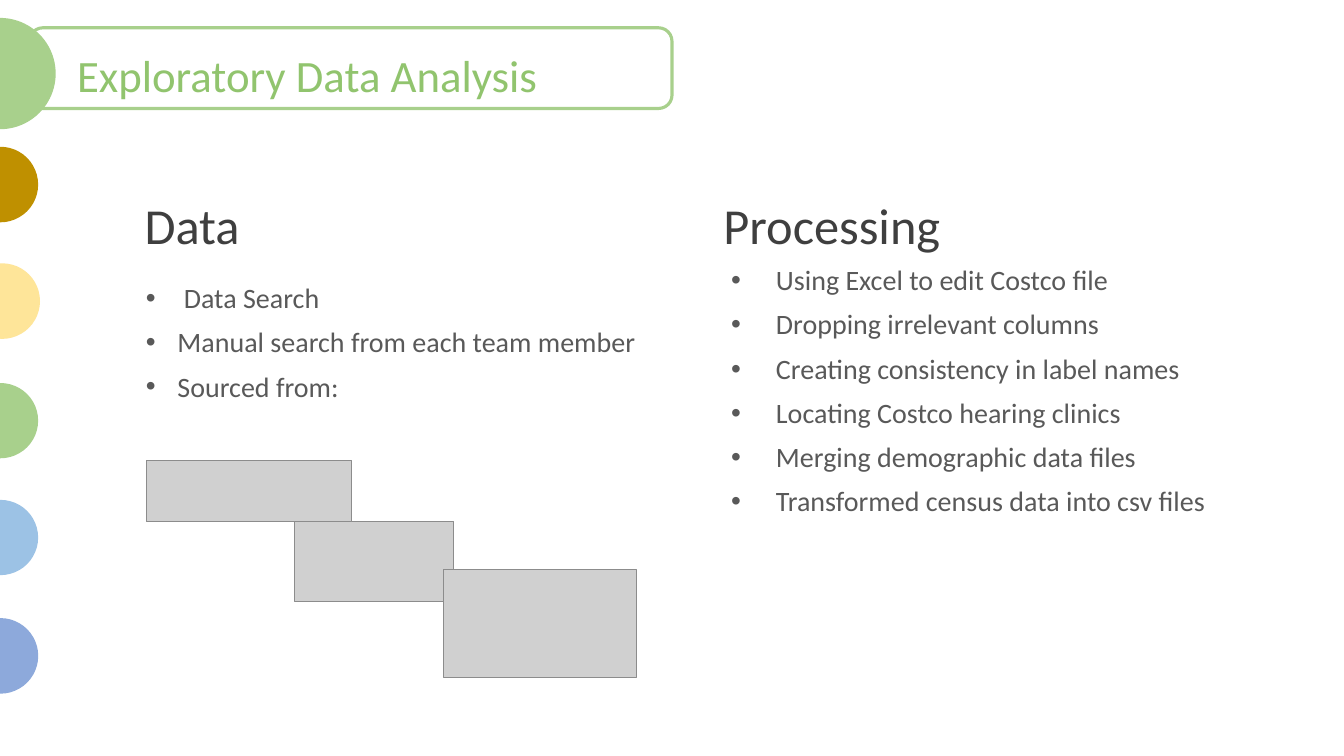
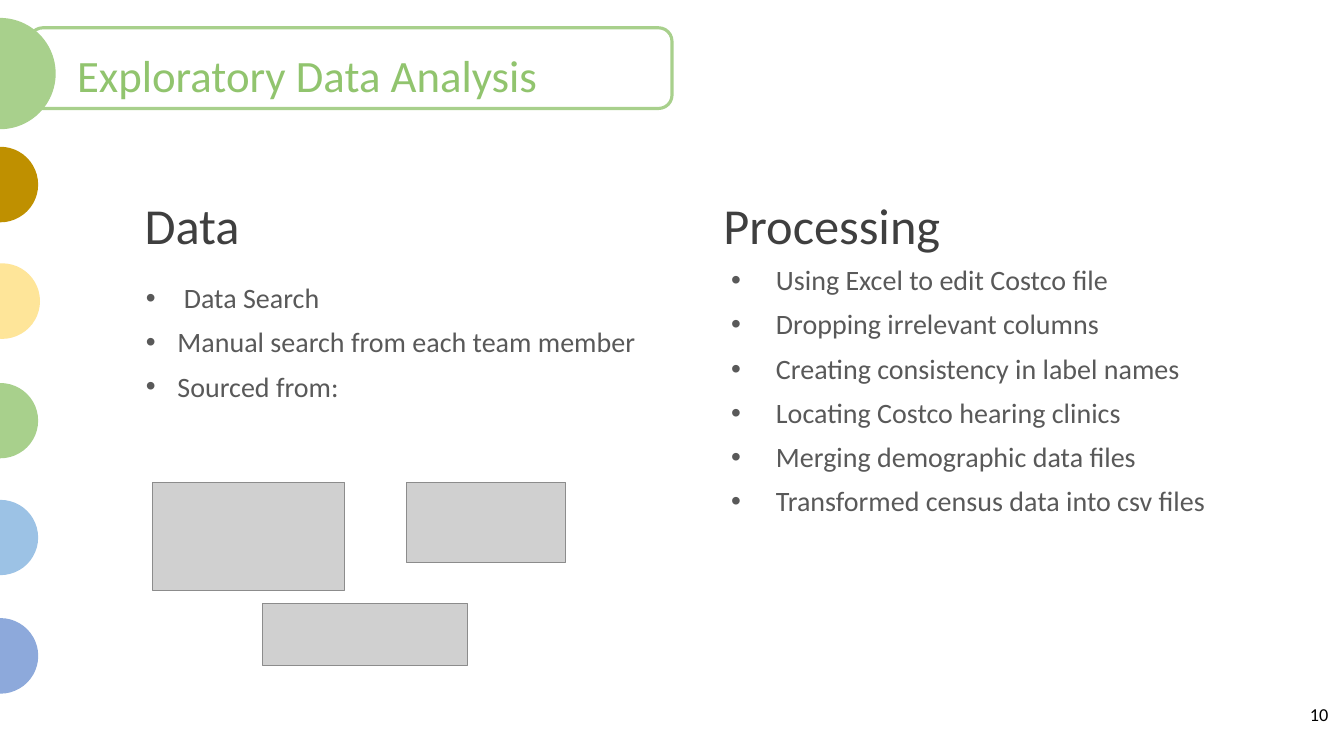
Before and after one commit to JaxWil24/Hearing_Aid_Accessibility, a slide deck: slide 10 of Presentation/FP_Powerpoint.pptx (slide 11 before the commit). Drawn at 1344x756 pixels with LibreOffice and Linux fonts; fonts in the diff are those of the drawing; grey boxes stand for pictures. Boxes give left, top, right and bottom in pixels: in the first picture for what was removed or moved away, otherwise in the second. Text is boxed around its words. In the diff, an @@ line names an element or a change of style, - is before the commit and + after.

```diff
--- a/Presentation/FP_Powerpoint.pptx
+++ b/Presentation/FP_Powerpoint.pptx
@@ picture: place and size @@
-picture at (444, 570, 636, 678)
+picture at (152, 482, 345, 590)
@@ picture: place and size @@
-picture at (294, 521, 454, 602)
+picture at (406, 482, 566, 563)
@@ picture: place and size @@
-picture at (146, 461, 352, 522)
+picture at (262, 604, 468, 665)
@@ page number added at (1310, 709, 1328, 721), 13 pt, text #000000 @@
+10
```
Also in this commit, not shown: 14 other slides changed, 1 slide removed.
